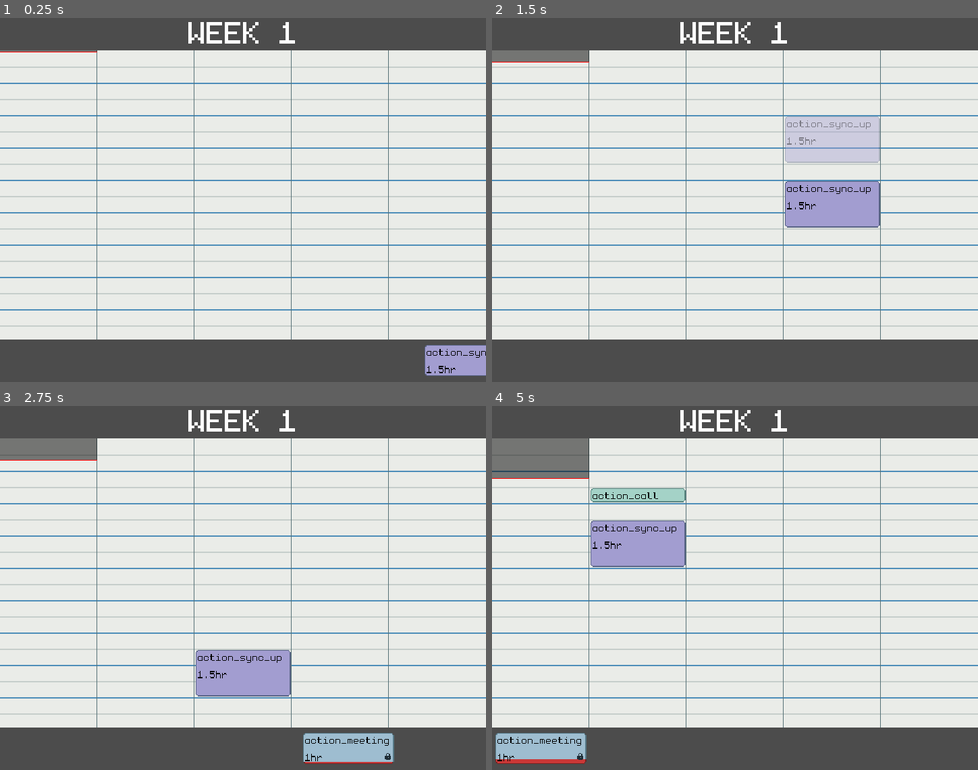
Above: before the commit, frames 1-4 (two rows, left to right).
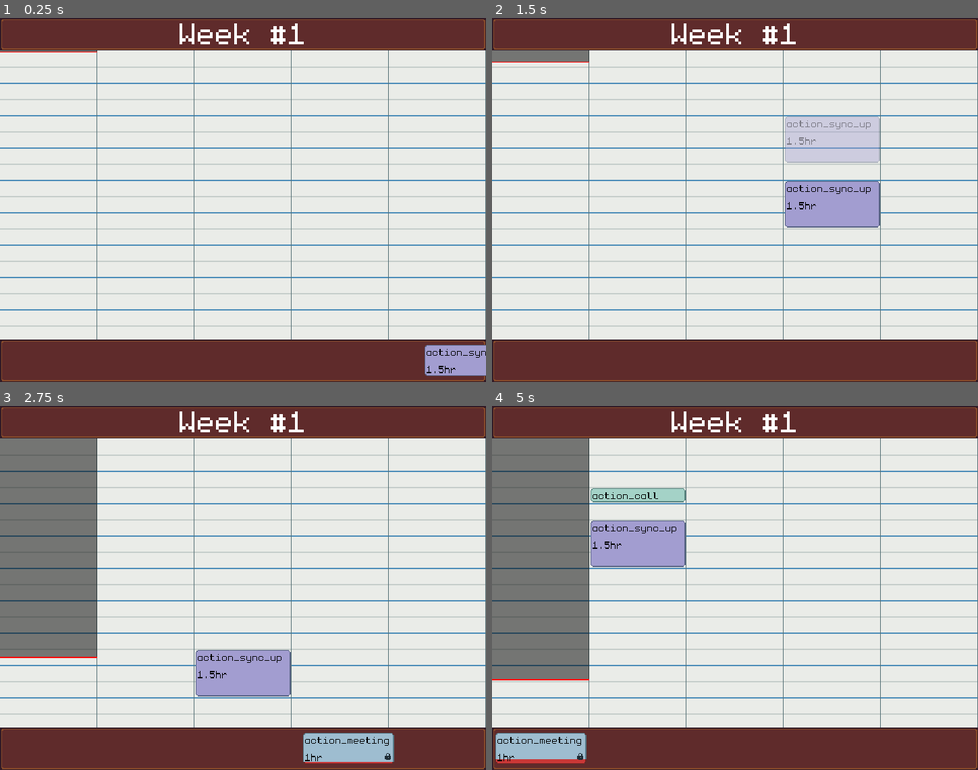
Above: after the commit, the same moments.

Repository: dmitriy-shmilo/wgj257
Game: Godot game, scene res://game_screen/game_screen.tscn
Same seed, same stepped clock (60 frames per second), same inputs: the game is played once before the commit and once after it. Sound files missing from this copy of the repository are replaced by a short silence.
Inputs (mouse positions are in pixels of both pictures, inside the frame that each line leads up to):
- Up to frame 1 (0.25 s): no input
- Up to frame 2 (1.5 s): tap Enter at 0.5 s; drag from (900, 360) to (783, 119) at 0.52 s; drag from (832, 138) to (710, 272) at 1.27 s
- Up to frame 3 (2.75 s): move the mouse to (291, 507) at 2.02 s; press the mouse at (291, 507) at 2.03 s; hold D (right) from 2.03 s (still down)
- Up to frame 4 (5 s): release D (right) at 2.75 s; release the mouse at (783, 507) at 2.75 s; drag from (710, 660) to (589, 533) at 2.77 s; move the mouse to (880, 642) at 3.52 s; press the mouse at (880, 642) at 3.53 s; hold A (left) 3.53-4.25 s; release the mouse at (880, 642) at 4.25 s; drag from (812, 748) to (662, 497) at 4.27 s

The runs differ from the first frame. In frame 1, 19% of the frame differs, in the area x 0-100%, y 0-100%; in frame 2, 21%; in frame 3, 30%; in frame 4, 30%.

Commit message:
Increment weeks.

Diff:
--- a/src/game_screen/game_screen.gd
+++ b/src/game_screen/game_screen.gd
@@ -5,35 +5,53 @@
 const SLOT_COUNT: int = 18
 const TOTAL_SLOT_COUNT = DAY_COUNT * SLOT_COUNT
 
-export(float) var time_speed = 1.0 / 90.0 / 2  # % per second
+export(float) var time_speed = 1.0 / TOTAL_SLOT_COUNT / 2.0 # % per second
 export(float) var tick_interval = 1.0 # seconds
 
 onready var _gui = $"Gui"
 onready var _cursor: Control = $"Cursor"
 onready var _meeting_queue: Control = $"MeetingQueueMargin/MeetingQueue"
-onready var _calendar: Control = $"Calendar"
+onready var _calendars: Array = [$"Calendar", $"Calendar2"]
 onready var _week_label: Label = $"WeekLabel"
 onready var _time_shroud: TimeShroud = $"TimeShroud"
 onready var _sfx_player: AudioStreamPlayer = $"SfxPlayer"
+onready var _calendar: Control = _calendars[0]
+onready var _week_end_tween: Tween = $"WeekEndTween"
 
 var _time = 0
+var _is_time_progressing = true
 var _week_number = 1
 var _is_dragging = false
 var _current_request: MeetingRequest = null
 var _pending_requests: Array = []
 var _slots: Array = []
 var _time_since_tick = 0.0
+var _current_calendar = 0
 
 func _ready() -> void:
+	_week_label.text = tr("ui_week_label") % [_week_number]
 	_slots.resize(TOTAL_SLOT_COUNT)
 	create_request()
 
 
 func _process(delta):
-	_time += delta * time_speed
-	_time_shroud.progress = _time
-
-	_time_since_tick += delta
+	# TODO: for testing, remove later
+	if Input.is_action_pressed("right"):
+		time_speed = 0.2
+	else:
+		time_speed = 1.0 / TOTAL_SLOT_COUNT / 2.0
+
+	if _is_time_progressing:
+		_time += delta * time_speed
+		_time_shroud.progress = _time
+		_time_since_tick += delta
+
+		if _time >= 1.0:
+			_time = 0.0
+			_time_shroud.progress = 0.0
+			_is_time_progressing = false
+			_end_week()
+
 	if _time_since_tick >= tick_interval:
 		_time_since_tick = 0.0
 		if randi() % 5 >= _pending_requests.size():
@@ -44,6 +62,10 @@
 
 	if _is_dragging:
 		_cursor.rect_global_position = _snap(get_global_mouse_position())
+
+
+func get_calendar() -> Control:
+	return _calendars[_current_calendar % _calendars.size()]
 
 
 func create_request() -> void:
@@ -104,6 +126,45 @@
 	return true
 
 
+func _end_week() -> void:
+	var prev_calendar = get_calendar()
+	_current_calendar = (_current_calendar + 1) % _calendars.size()
+	_calendar = get_calendar()
+
+	_calendar.rect_position.x = rect_size.x
+	_week_end_tween \
+		.interpolate_property(prev_calendar, \
+			"rect_position", \
+			prev_calendar.rect_position, \
+			Vector2(-prev_calendar.rect_size.x, \
+			 	prev_calendar.rect_position.y), \
+			0.75, Tween.TRANS_BACK)
+	_week_end_tween \
+		.interpolate_property(_calendar, \
+			"rect_position", \
+			_calendar.rect_position, \
+			Vector2(0, \
+			 	_calendar.rect_position.y), \
+			0.75, Tween.TRANS_BACK)
+	_week_end_tween.start()
+
+	yield(_week_end_tween, "tween_all_completed")
+
+	for n in prev_calendar.get_children():
+		n.queue_free()
+
+	for i in range(_slots.size()):
+		_slots[i] = null
+
+	_week_number += 1
+	_start_week()
+
+
+func _start_week() -> void:
+	_week_label.text = tr("ui_week_label") % [_week_number]
+	_is_time_progressing = true
+
+
 func _drag_cursor_start(request: MeetingRequest) -> void:
 	if not request.is_expiring:
 		var index = _to_slot_index(request.slot)
--- a/src/game_screen/game_screen.tscn
+++ b/src/game_screen/game_screen.tscn
@@ -9,10 +9,34 @@
 [ext_resource path="res://ui/font_h2.tres" type="DynamicFont" id=7]
 [ext_resource path="res://game_screen/time_shroud.gd" type="Script" id=8]
 
+[sub_resource type="AtlasTexture" id=1]
+atlas = ExtResource( 3 )
+region = Rect2( 0, 32, 16, 16 )
+
 [node name="GameScreen" type="Control"]
 anchor_right = 1.0
 anchor_bottom = 1.0
 script = ExtResource( 1 )
+
+[node name="BackgroundTop" type="NinePatchRect" parent="."]
+margin_right = 480.0
+margin_bottom = 32.0
+texture = SubResource( 1 )
+patch_margin_left = 5
+patch_margin_top = 5
+patch_margin_right = 6
+patch_margin_bottom = 6
+
+[node name="BackgroundBottom" type="NinePatchRect" parent="."]
+anchor_top = 1.0
+anchor_bottom = 1.0
+margin_top = -42.0
+margin_right = 480.0
+texture = SubResource( 1 )
+patch_margin_left = 5
+patch_margin_top = 5
+patch_margin_right = 6
+patch_margin_bottom = 6
 
 [node name="Gui" parent="." instance=ExtResource( 2 )]
 
@@ -54,6 +78,28 @@
 patch_margin_right = 6
 patch_margin_bottom = 6
 
+[node name="Calendar2" type="Control" parent="."]
+margin_left = 480.0
+margin_top = 32.0
+margin_right = 960.0
+margin_bottom = 318.0
+script = ExtResource( 6 )
+lane_delimeter_color = Color( 0.341176, 0.447059, 0.466667, 1 )
+slot_delimeter_color = Color( 0.309804, 0.560784, 0.729412, 1 )
+slot_alt_delimeter_color = Color( 0.780392, 0.811765, 0.8, 1 )
+background_color = Color( 0.921569, 0.929412, 0.913725, 1 )
+
+[node name="NinePatchRect2" type="NinePatchRect" parent="Calendar2"]
+visible = false
+anchor_right = 1.0
+anchor_bottom = 1.0
+texture = ExtResource( 3 )
+region_rect = Rect2( 0, 0, 16, 16 )
+patch_margin_left = 6
+patch_margin_top = 6
+patch_margin_right = 6
+patch_margin_bottom = 6
+
 [node name="TimeShroud" type="Control" parent="."]
 margin_top = 32.0
 margin_right = 480.0
@@ -74,10 +120,10 @@
 [node name="WeekLabel" type="Label" parent="."]
 anchor_left = 0.5
 anchor_right = 0.5
-margin_left = -54.0
-margin_top = -8.0
-margin_right = 54.0
-margin_bottom = 31.0
+margin_left = -123.0
+margin_top = -7.0
+margin_right = 123.0
+margin_bottom = 32.0
 custom_fonts/font = ExtResource( 7 )
 text = "WEEK 1"
 align = 1
--- a/src/text/tr_ui.csv
+++ b/src/text/tr_ui.csv
@@ -24,3 +24,4 @@
 ui_lang_ru,RU (Русский),RU (Русский),RU (Русский)
 ui_lang_en,EN (English),EN (English),EN (English)
 ui_lang_uk,UA (Українська),UA (Українська),UA (Українська)
+ui_week_label,Week #%d,Неделя №%d,Тиждень №%d
Not shown: 1 places in src/game_screen/game_screen.tscn that only renumber resources
